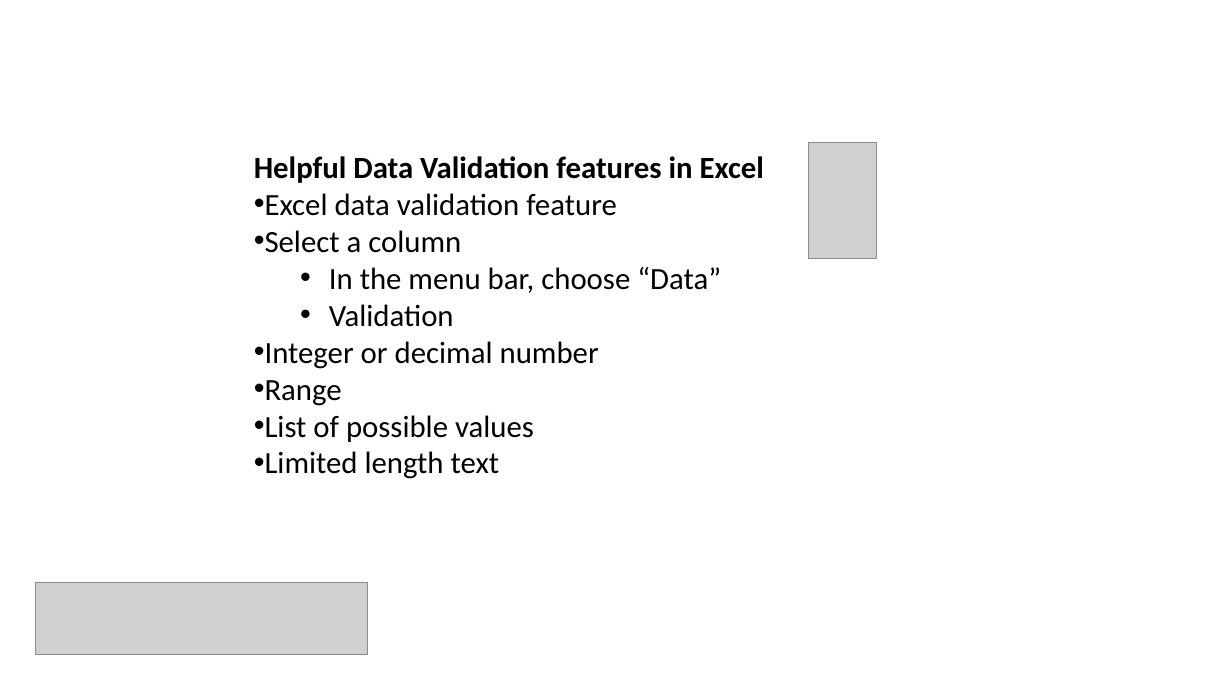
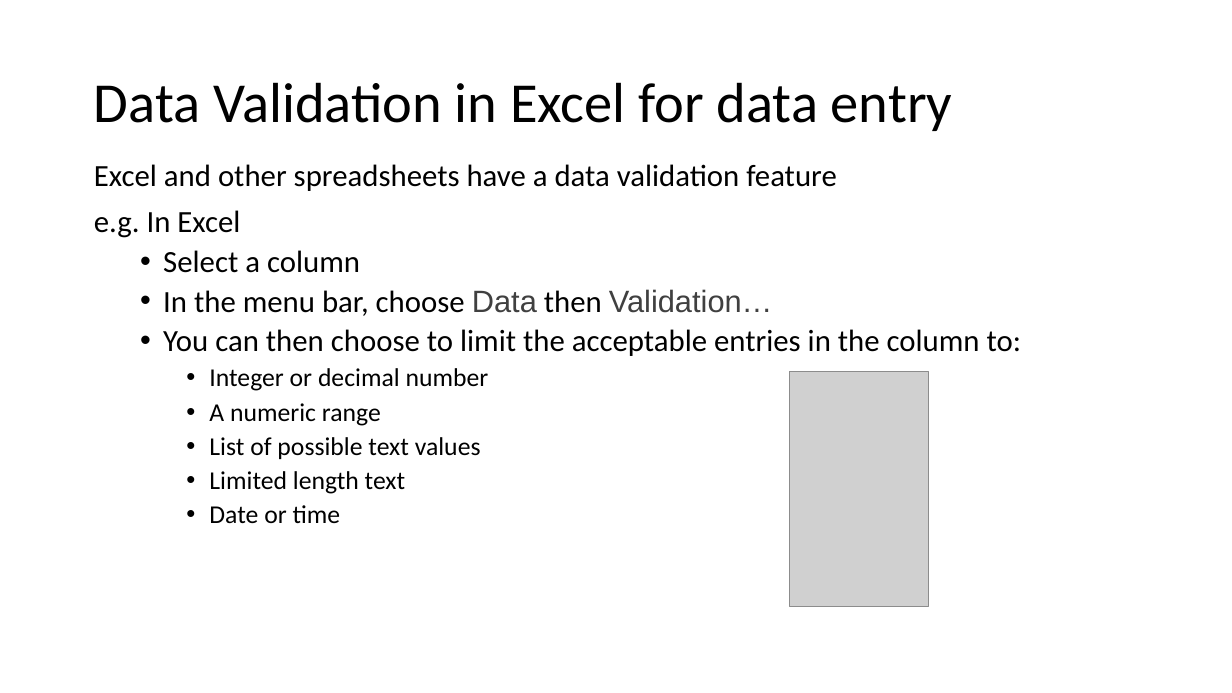
Before and after one commit to bioinformatics-core-shared-training/Managing-your-research-data, a slide deck: slide 6 of data_formatting.pptx. Drawn at 1232x693 pixels with LibreOffice and Linux fonts; fonts in the diff are those of the drawing; grey boxes stand for pictures; background and template pictures are left out. Boxes give left, top, right and bottom in pixels: in the first picture for what was removed or moved away, otherwise in the second. Text is boxed around its words. In the diff, an @@ line names an element or a change of style, - is before the commit and + after.

Commit message:
Update data formatting slides

```diff
--- a/data_formatting.pptx
+++ b/data_formatting.pptx
@@ title added at [94,82,953,131], 44 pt, text #000000 @@
+Data Validation in Excel for data entry
@@ text "Excel and other spreadsheets have ...": place and size @@
-text "Excel and other spreadsheets have ..." at [254,156,764,479]
+text "Excel and other spreadsheets have ..." at [94,164,1021,524]
@@ text at [94,164,836,238]: text changed; bold off @@
-Helpful Data Validation features in Excel
-• Excel data validation feature
+Excel and other spreadsheets have a data validation feature
+e.g. In Excel
@@ text at [163,250,489,494]: size 24 to 20 pt in "Integer or decimal number", "Limited length text"; list level 1 to 2 in "Select a column"; line spacing 1 to 0.9; list level 1 to 3 in "Integer or decimal number"; list level 1 to 3 in "Limited length text" @@
@@ text at [163,289,1021,356]: text changed @@
-  • In the menu bar, choose “Data”
-  • Validation
+  • In the menu bar, choose Data then Validation…
+  • You can then choose to limit the acceptable entries in the column to:
@@ picture: place and size @@
-picture at [809,143,877,259]
+picture at [789,372,928,607]
@@ text at [209,403,481,459]: text changed; size 24 to 20 pt @@
-• Range
-• List of possible values
+    • A numeric range
+    • List of possible text values
@@ text at [209,505,341,524]: paragraph added @@
+    • Date or time
@@ picture removed at [36,582,368,655] @@
```
Also in this commit, not shown: 17 other slides changed, 7 slides added, 13 slides removed, 5 other files.
